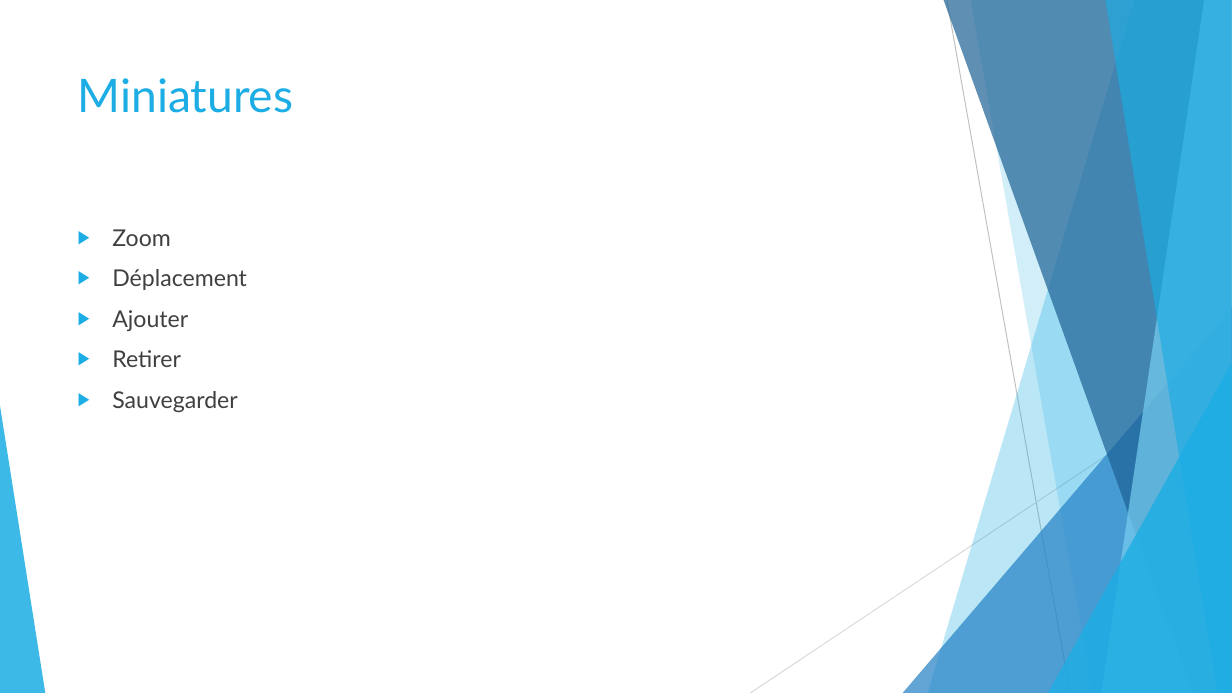
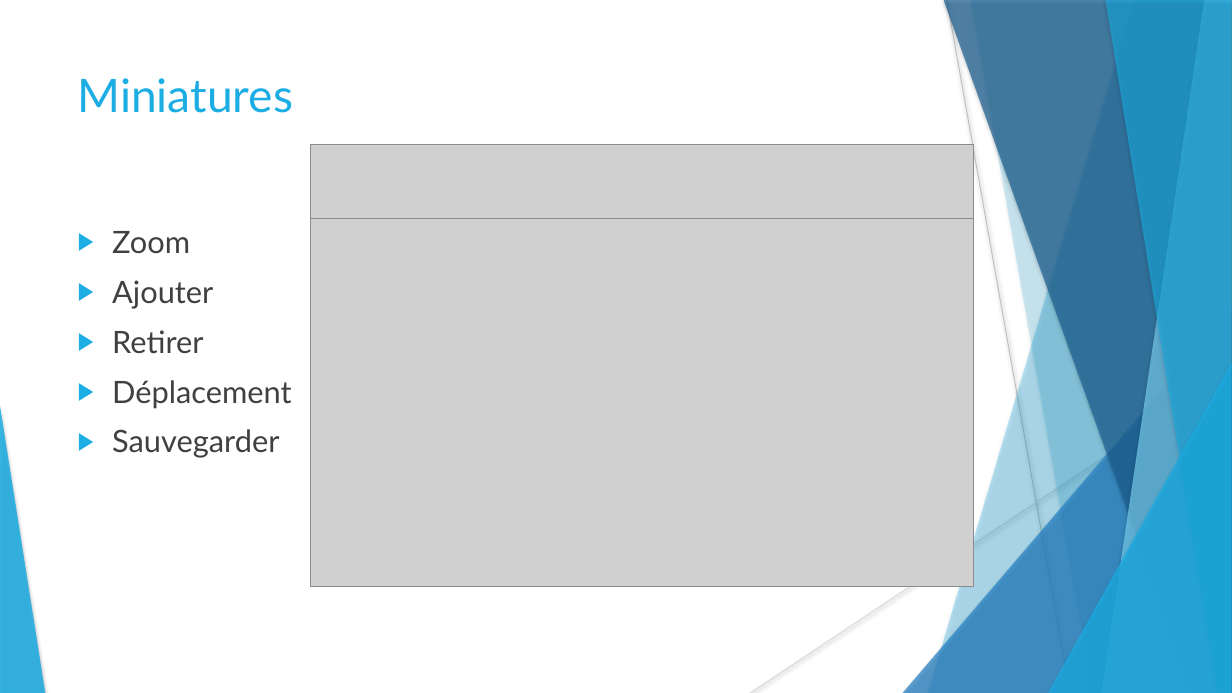
Before and after one commit to stany24/Imepro, a slide deck: slide 19 of Planification/Imepro.pptx. Drawn at 1232x693 pixels with LibreOffice and Linux fonts; fonts in the diff are those of the drawing; grey boxes stand for pictures. Boxes give left, top, right and bottom in pixels: in the first picture for what was removed or moved away, otherwise in the second. Text is boxed around its words. In the diff, an @@ line names an element or a change of style, - is before the commit and + after.

```diff
--- a/Planification/Imepro.pptx
+++ b/Planification/Imepro.pptx
@@ freeform shape at (x1=970, y1=0, x2=1232, y2=693): shadow on; outline redrawn @@
@@ picture added at (x1=311, y1=145, x2=973, y2=514) @@
@@ text at (x1=112, y1=231, x2=279, y2=458): size 18 to 24 pt in "Zoom", "Ajouter", "Retirer", "Sauvegarder" @@
@@ picture added at (x1=311, y1=218, x2=973, y2=587) @@
@@ text at (x1=112, y1=269, x2=247, y2=290): paragraph removed @@
-▶ Déplacement
@@ text at (x1=112, y1=380, x2=292, y2=409): paragraph added @@
+▶ Déplacement
@@ shadow on in 7 elements at (x1=928, y1=0, x2=1232, y2=693), (x1=903, y1=308, x2=1232, y2=693), (x1=944, y1=0, x2=1232, y2=693), (x1=1102, y1=0, x2=1232, y2=693), (x1=1105, y1=0, x2=1232, y2=693), (x1=1048, y1=363, x2=1232, y2=693), (x1=0, y1=406, x2=45, y2=693) @@
```
Also in this commit, not shown: 27 other slides changed, 5 slides added, 1 slide removed, 1 other file.
